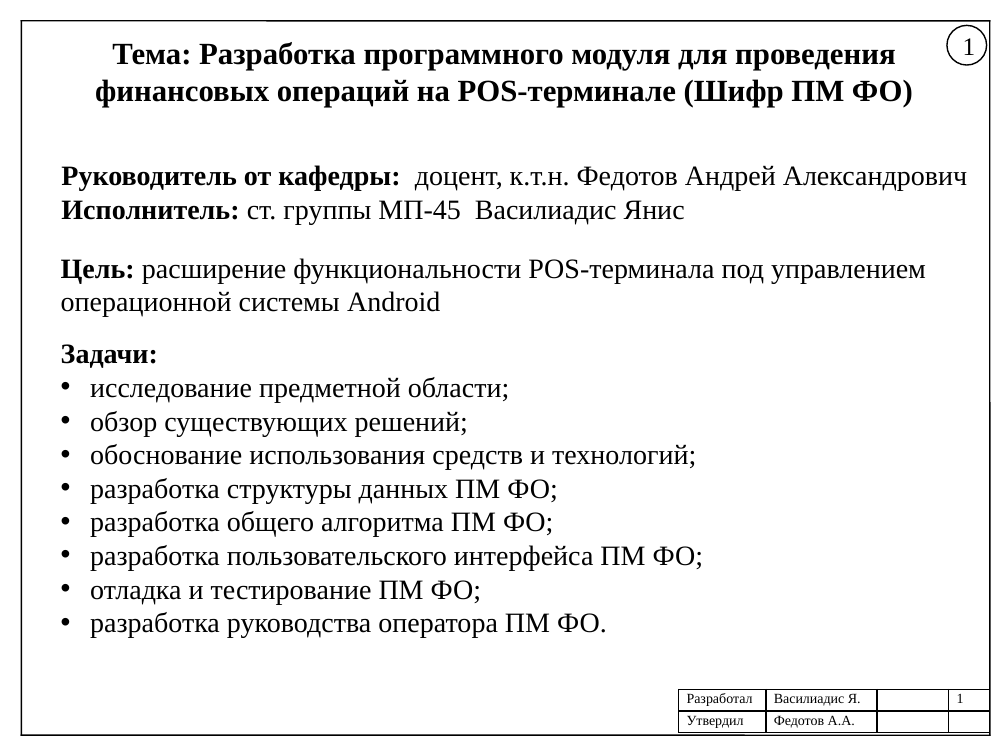
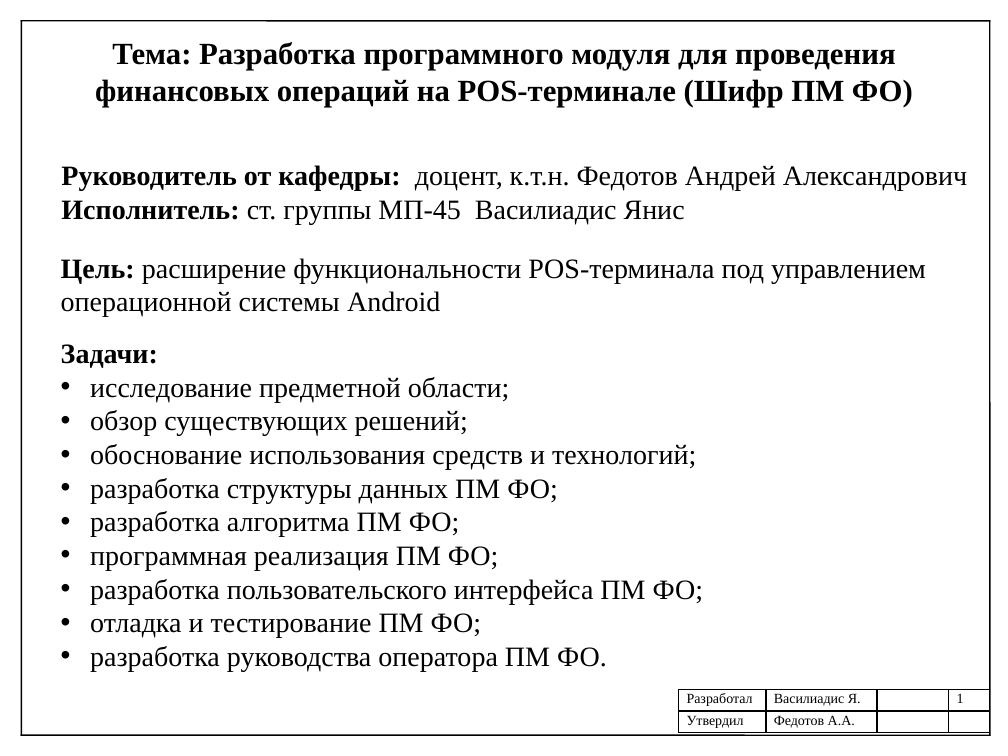
Before and after one commit to helllynx/my_pain, a slide deck: slide 1 of Document/FINAL/Презентация_Василиадис.pptx. Drawn at 1008x756 pixels with LibreOffice and Linux fonts; fonts in the diff are those of the drawing. Boxes give left, top, right and bottom in pixels: in the first picture for what was removed or moved away, otherwise in the second. Text is boxed around its words. In the diff, an @@ line names an element or a change of style, - is before the commit and + after.

```diff
--- a/Document/FINAL/Презентация_Василиадис.pptx
+++ b/Document/FINAL/Презентация_Василиадис.pptx
@@ ellipse removed at [947, 25, 986, 65] @@
-1
@@ text at [90, 511, 499, 570]: text changed @@
-• разработка общего алгоритма ПМ ФО;
+• разработка алгоритма ПМ ФО;
+• программная реализация ПМ ФО;
```
Also in this commit, not shown: 9 other slides changed, 14 other files.
